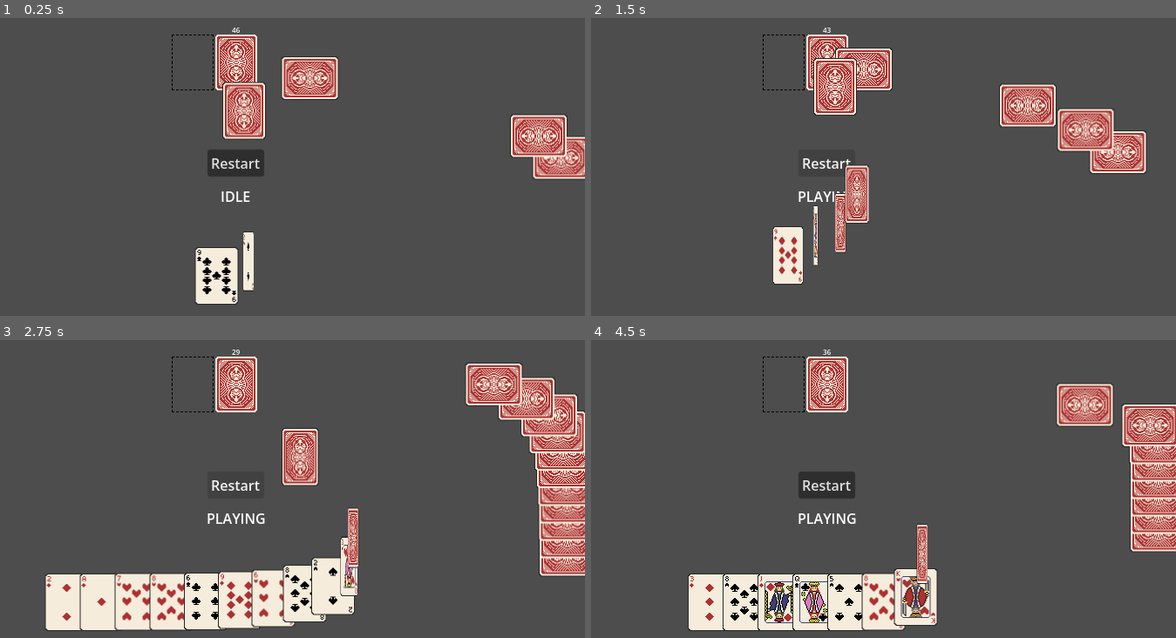
Above: before the commit, frames 1-4 (two rows, left to right).
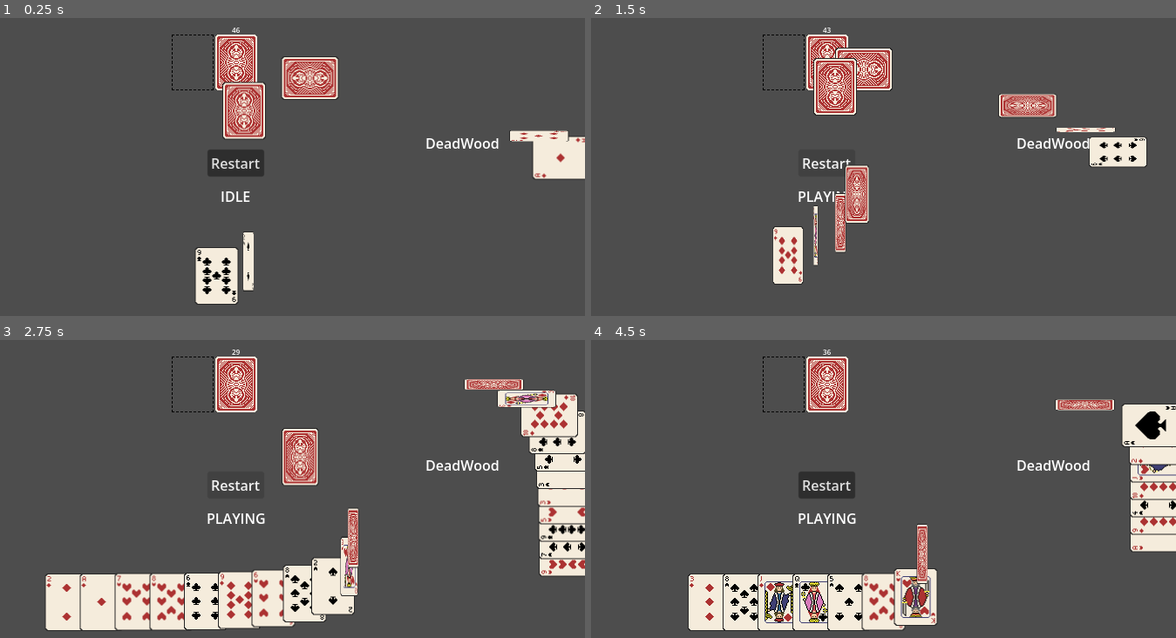
Above: after the commit, the same moments.

Repository: ajnsoriano/TongitsPlus
Game: Godot game, scene res://Scenes/main.tscn
The game is run twice, just before and just after one commit, with the same random seed, the same clock (stepped at 60 frames per second) and the same inputs.
Inputs (mouse positions are in pixels of both pictures, inside the frame that each line leads up to):
- Up to frame 1 (0.25 s): no input
- Up to frame 2 (1.5 s): click "Restart" at 0.5 s; click "Restart" at 1.25 s
- Up to frame 3 (2.75 s): click "Restart" at 2 s
- Up to frame 4 (4.5 s): drag from (1158, 554) to (655, 602) at 2.77 s; tap Enter at 3.5 s; drag from (620, 602) to (1158, 575) at 3.52 s; move the mouse to (1158, 512) at 4.27 s; click (1158, 512) at 4.42 s

The runs differ from the first frame. In frame 1, 2.2% of the frame differs, in the area x 72-100%, y 32-54%; in frame 2, 3.7%; in frame 3, 6.1%, in the area x 72-100%, y 7-79%; in frame 4, 4.9%.

Commit message:
Godot 4.7 Update

Diff:
--- a/Scenes/main.tscn
+++ b/Scenes/main.tscn
@@ -20,6 +20,7 @@
 
 [node name="CardManager" type="Node2D" parent="." unique_id=2086998410]
 script = ExtResource("1_bo1nx")
+All_Face_Up = true
 
 [node name="DiscardSlot" parent="." unique_id=1717867989 instance=ExtResource("3_8gbba")]
 z_index = -1
@@ -50,7 +51,6 @@
 script = ExtResource("4_344ge")
 
 [node name="DeadwoodCounter" type="RichTextLabel" parent="OpponentHand" unique_id=1235694028]
-visible = false
 offset_left = 19.000006
 offset_top = -163.0
 offset_right = 115.00001
--- a/Scripts/opponent_hand.gd
+++ b/Scripts/opponent_hand.gd
@@ -21,22 +21,19 @@
 		animate_card_to_position(card, card.hand_position, speed, false)
 
 func update_hand_positions(speed):
-	#for i in range(opponent_hand.size()):
-		## Get new card position based on index
-		#var new_position = Vector2(calculate_card_position(i), HAND_Y_POSITION)
-		#var card = opponent_hand[i]
-		#card.hand_position = new_position
-		#animate_card_to_position(card, new_position, speed)
 	for i in range(opponent_hand.size()):
 		var new_position = Vector2(HAND_X_POSITION, calculate_card_position(i))
 		var card = opponent_hand[i]
-		card.hand_position = new_position
-		animate_card_to_position(card, new_position, speed, false)
+
+
+		# z index order
+		card.z_index = -i
 
 		# Rotate cards to face inward (adjust depending on which side they’re on)
 		card.rotation_degrees = -90  # Right side
 		# or card.rotation_degrees = 90  # Left side
-
+		card.hand_position = new_position
+		animate_card_to_position(card, new_position, speed, false)
 func calculate_card_position(index):
 	#var total_width = (opponent_hand.size() - 1) * CARD_WIDTH
 	#var x_offset  = HAND_X_POSITION + index * CARD_WIDTH - total_width / 2.0
--- a/Scripts/player_hand.gd
+++ b/Scripts/player_hand.gd
@@ -26,7 +26,7 @@
 	card_manager_reference = $"../CardManager"
 	player_state_text_reference = $PlayerState
 
-func _process(delta: float) -> void:
+func _process(_delta: float) -> void:
 	player_state_text_reference.text = PlayerState.find_key(state)
 
 func add_card_to_hand(card, speed):
@@ -50,6 +50,8 @@
 		if card == card_manager_reference.card_being_dragged:
 			card.z_index = player_hand.size() + 1
 			continue
+
+		# z index order
 		card.z_index = i
 		card.hand_position = new_position
 
--- a/Scripts/turn_manager.gd
+++ b/Scripts/turn_manager.gd
@@ -31,7 +31,7 @@
 
 
 func start_game():
-	deadwood_text.visible = false
+	#deadwood_text.visible = false
 	deck_reference.create_deck()
 	for i in range(1, 13):
 		deck_reference.draw_card(opponent_hand)
@@ -86,6 +86,16 @@
 	var sets = meld_result["sets"]
 	var runs = meld_result["runs"]
 	var deadwood = meld_result["deadwood"]
+
+	# check if cpu won before discarding
+
+	if deadwood.is_empty():
+		print("COMPUTER WON BEFORE DISCARDING")
+		sort_by_meld(sets, runs)
+		tongits()
+		return
+
+
 
 	if !sets.is_empty():
 		print("Sets:")
@@ -122,21 +132,13 @@
 
 		print("Deadwood: ", deadwood_value)
 
-
 	if deadwood_value == 0:
-		print("TONGITS!!!")
-		turn_timer.wait_time = 0.5
-		turn_timer.start()
-		await(turn_timer)
-		#get_tree().quit()
-		if !deadwood_text.visible:
-			deadwood_text.visible = true
-		deadwood_text.text = "CPU WINS"
-		reveal_cards(opponent_hand)
+		sort_by_meld(sets, runs)
+		tongits()
 		return
-	else:
-		deadwood_text = opponent_hand.get_node("DeadwoodCounter")
-		deadwood_text.text = str(deadwood_value)
+
+	deadwood_text = opponent_hand.get_node("DeadwoodCounter")
+	deadwood_text.text = str(deadwood_value)
 
 	# reset player deck draw
 
@@ -162,6 +164,17 @@
 
 	hand.remove_card_from_hand(card_to_discard)
 	discard_pile.add_card(card_to_discard)
+
+func sort_by_meld(sets, runs):
+	var sorted_hand = []
+	for _set in sets:
+		for card in _set:
+			sorted_hand.append(card)
+	for run in runs:
+		for card in run:
+			sorted_hand.append(card)
+	opponent_hand.opponent_hand = sorted_hand
+	opponent_hand.update_hand_positions(0.1)
 
 func score_card_to_discard(card, hand):
 	var score = 0
@@ -355,6 +368,18 @@
 			return true
 	return false
 
+func tongits():
+	print("TONGITS!!!")
+	turn_timer.wait_time = 0.5
+	turn_timer.start()
+	await(turn_timer)
+	#get_tree().quit()
+	if !deadwood_text.visible:
+		deadwood_text.visible = true
+	deadwood_text.text = "COMPUTER WINS"
+
+	reveal_cards(opponent_hand)
+
 func _on_restart_button_pressed() -> void:
 	discard_pile.clear()
 	player_hand.clear()
--- a/project.godot
+++ b/project.godot
@@ -16,7 +16,7 @@
 
 config/name="Tongits+"
 run/main_scene="uid://c1eugftio4pke"
-config/features=PackedStringArray("4.6", "Forward Plus")
+config/features=PackedStringArray("4.7", "Forward Plus")
 config/icon="res://icon.svg"
 
 [display]
